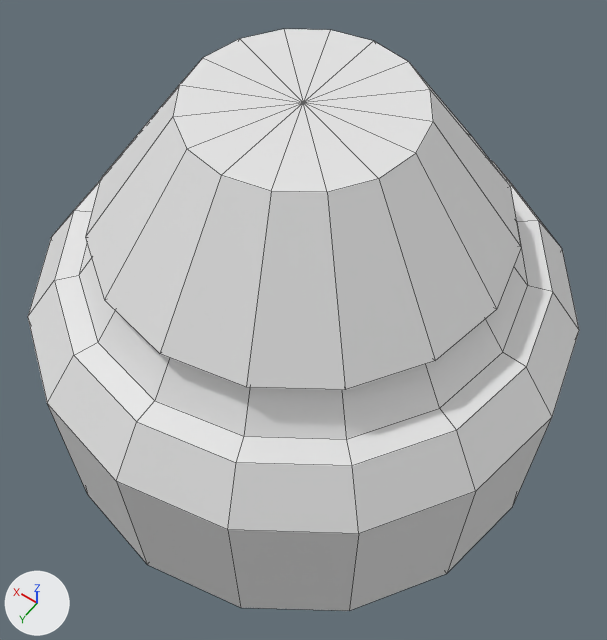
Two versions of the Blender file Assets/blendFiles/shield.blend, one commit apart.
Camera for both pictures: a 50 mm lens placed at (-0.59, 0.826, 1.517), pointed at (-0.042, 0.059, 0.311). The axes (+X, +Y, +Z) are drawn at lower left. The lights are the same throughout. Mesh edges are drawn as thin lines.
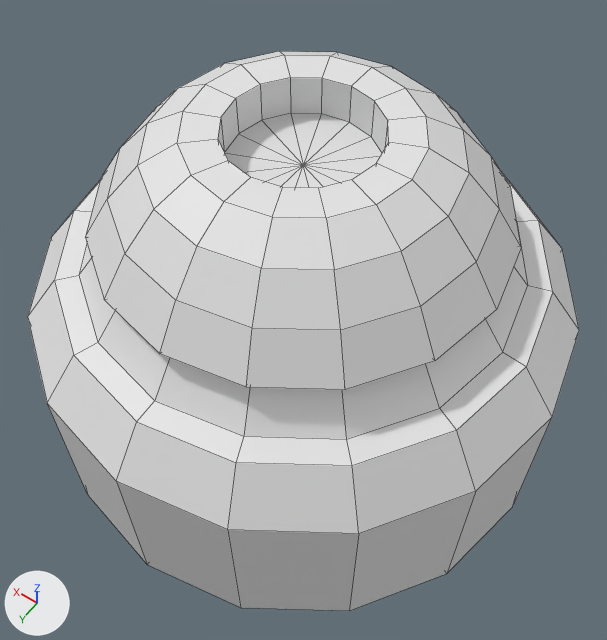
What differs and where, as boxes [x1, y1, x2, y2] in the pictures (607 x 640 px):
'Plane', reshaped
    before: [28, 29, 579, 611]
    after: [28, 51, 579, 611]
part 1 of me_plane, built on
    before: [85, 29, 521, 390]
    after: [85, 51, 521, 390]

What changed in the scene script:
```text
Change me_plane:
    used by ob_plane; location = (0.0, 0.0, 0.0)
    remove me_plane.from_pydata(...)  # 114 vertices, 128 faces; spans x -0.5..0.5, y -0.5..0.5, z 0.0..0.737
    add me_plane.from_pydata(...)  # 178 vertices, 192 faces; spans x -0.5..0.5, y -0.5..0.5, z 0.0..0.687
    me_plane part 1
    1 vertex is removed from x 0.0, y 0.0, z 0.737
    16 faces are deleted
    16 vertices move from x -0.192..0.192, y -0.192..0.192, z 0.737 to x -0.313..0.313, y -0.313..0.313, z 0.59
    49 vertices are added at x -0.256..0.256, y -0.256..0.256, z 0.616..0.687
    16 new vertices lie (0.0, 0.0, 0.071) away from vertices in x -0.131..0.131, y -0.131..0.131, z 0.616
    64 new faces join them, mat_shieldbase (white #e7e7e7)
    16 new faces join them, mat_shieldglow (white #e7e7e7)
```
